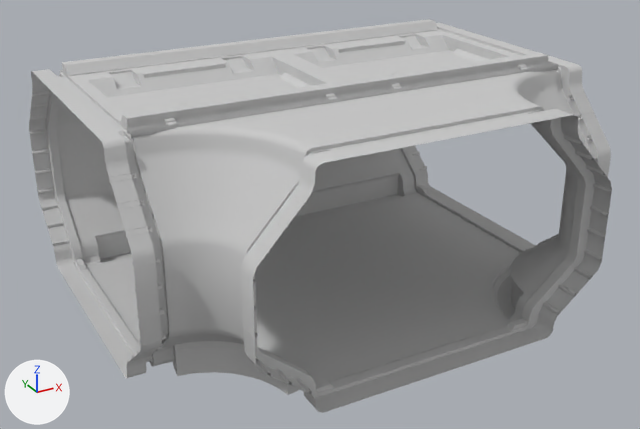
An edit to the FBX model Assets/Extra Assets/Laboratory_Pack/Corridor/Models/Corridor_LP_TJunction.FBX, drawn before and after from the same camera.
One viewpoint serves both versions: a 50 mm lens placed at (-5.02, -9.4, 5.67), pointed at (-0.14, -0.54, 1.24). Lighting does not change. The marker at lower left points along +X, +Y and +Z. Where no turn or scale is listed for an object, it has been applied to the vertices. Vertices at the same position are counted once.

The first picture shows 'Corridor_LP_TJunction'.
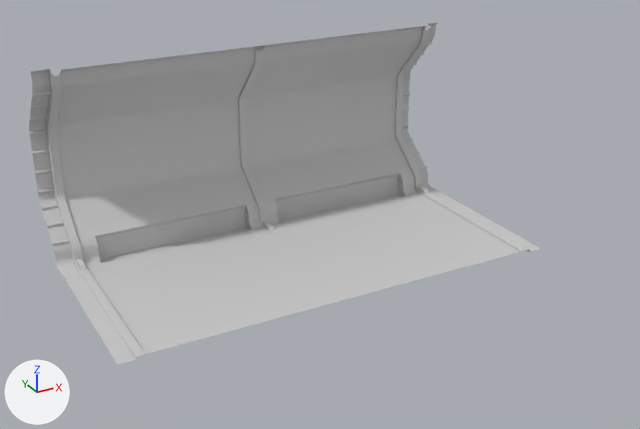
Location of each change, (x1, y1, x2, y2) in pixels of the pictures (640 x 429 px):
'Corridor_LP_TJunction', reshaped (12% narrower, 13% shorter): before (29, 19, 612, 413); after (29, 22, 541, 365)
part 1 of me_mesh, deleted: before (109, 62, 611, 394)
part 2 of me_mesh, deleted: before (32, 19, 612, 413)

The change, as a diff of the scene's bpy script:
```diff
--- a/Assets/Extra Assets/Laboratory_Pack/Corridor/Models/Corridor_LP_TJunction.FBX.py
+++ b/Assets/Extra Assets/Laboratory_Pack/Corridor/Models/Corridor_LP_TJunction.FBX.py
@@ me_mesh @@
 # used by ob_corridor_lp_tjunction; location = (0.0, 0.0, 0.0)
-me_mesh.from_pydata(...)  # 2918 vertices, 4802 faces; spans x -3.0..3.0, y -3.0..2.17, z 0.24..3.07
+me_mesh.from_pydata(...)  # 827 vertices, 1217 faces; spans x -3.0..3.0, y -1.17..2.17, z 0.24..2.96
+# me_mesh part 1: 41 loose pieces with 512 vertices, spanning x -3.0..3.0, y -3.0..-1.32, z 0.57..3.0, are deleted
+# me_mesh part 2: 1579 vertices removed from x -3.0..3.0, y -3.0..1.27, z 0.24..3.07
 me_mesh.materials.append(mat_04___default)
```
